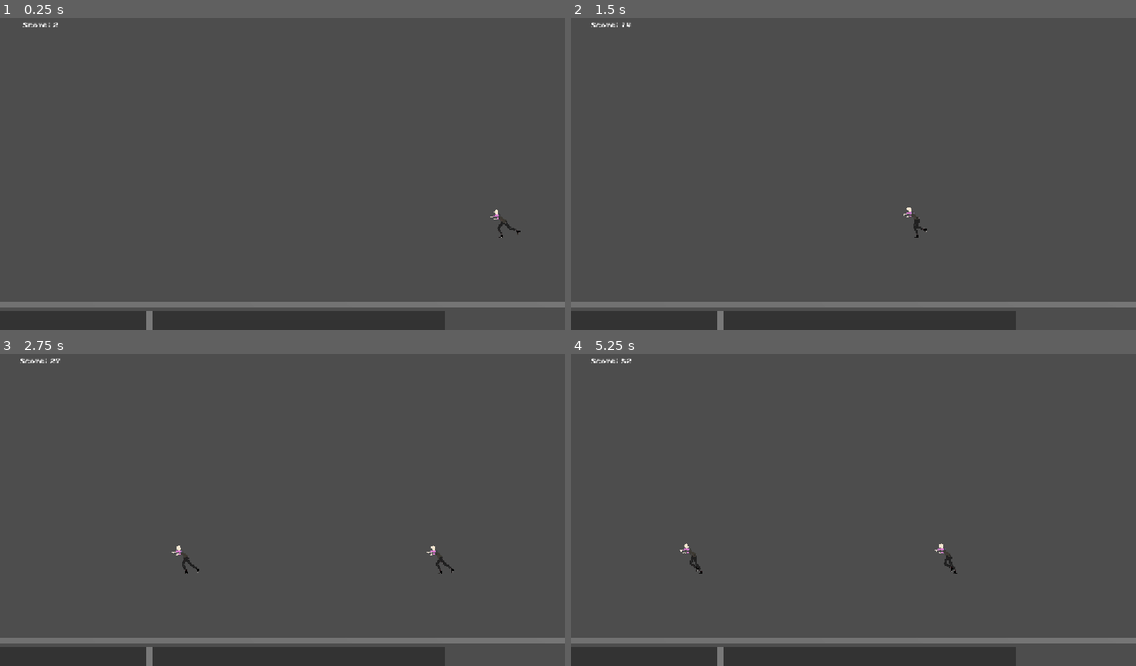
Above: before the commit, frames 1-4 (two rows, left to right).
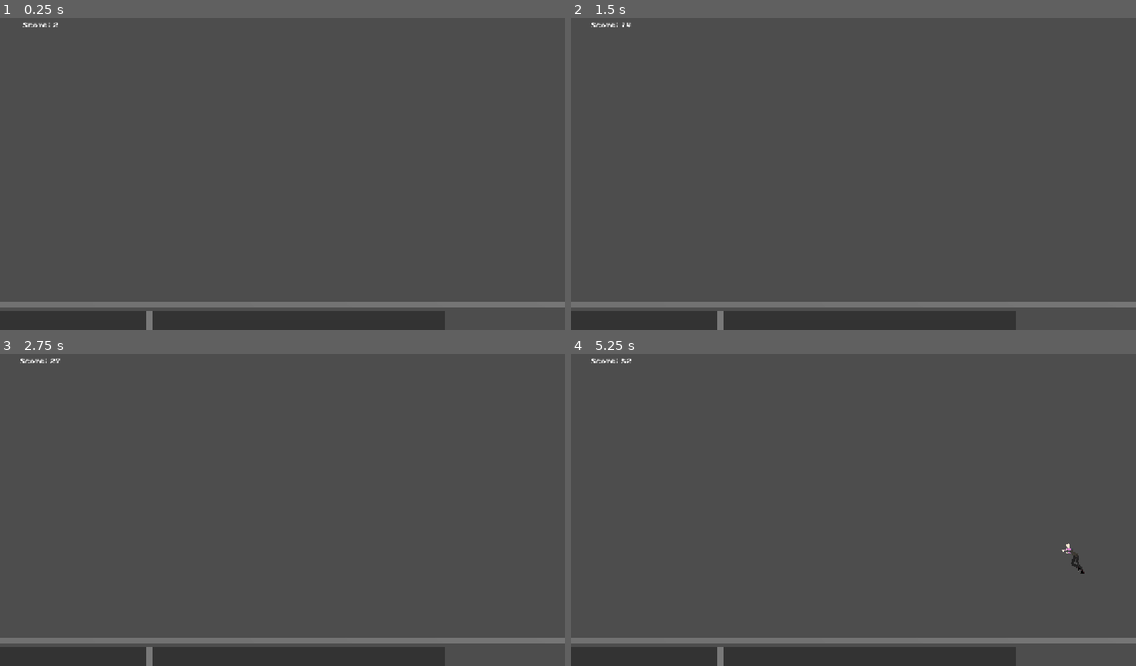
Above: after the commit, the same moments.

Repository: geekazodium/FALL-RGDC-GAME-JAM-2026
Game: Godot game, scene res://scenes/Test Game.tscn
The game is run twice, just before and just after one commit, with the same random seed, the same clock (stepped at 60 frames per second) and the same inputs. This scene is started directly instead of the project's main scene. The engine's default icon, where the game draws it, is replaced by a stand-in: a white triangle on a blue panel in a dark square.
Inputs:
- Up to frame 1 (0.25 s): no input
- Up to frame 2 (1.5 s): tap F (scream_1) at 0.6 s; tap J (scream_2) at 1.35 s
- Up to frame 3 (2.75 s): tap F (scream_1) at 2.1 s
- Up to frame 4 (5.25 s): tap J (scream_2) at 2.85, 4.35 s; tap F (scream_1) at 3.6, 5.1 s

The runs differ from the first frame. In frame 1, less than 0.1% of the frame differs, in the area x 86-93%, y 61-71%; in frame 2, less than 0.1%; in frame 3, 0.2%; in frame 4, 0.2%, in the area x 19-91%, y 60-71%.

Commit message:
connected level builder to game test scene

Diff:
--- a/scenes/Test Game.tscn
+++ b/scenes/Test Game.tscn
@@ -1,6 +1,7 @@
 [gd_scene format=3 uid="uid://sqskgqjmxcpt"]
 
 [ext_resource type="Script" uid="uid://cc6do0kx18fe1" path="res://scripts/level.gd" id="1_6pt5r"]
+[ext_resource type="PackedScene" uid="uid://odnxywbhgt1r" path="res://scenes/editor/level_builder.tscn" id="2_7ahq7"]
 [ext_resource type="Script" uid="uid://d2yc66atexkrn" path="res://scripts/score_manager.gd" id="4_yat0y"]
 [ext_resource type="PackedScene" uid="uid://bfnirymg7fiw5" path="res://scenes/game_ui.tscn" id="6_1uvfc"]
 
@@ -16,7 +17,8 @@
 script = ExtResource("1_6pt5r")
 BPM = 150
 enemyScene = "res://scenes/securityguard.tscn"
-levelArray = PackedVector2Array(1, 2, 2, 4, 1, 6, 2, 10, 1, 15, 2, 20, 1, 22, 2, 25)
+
+[node name="LevelBuilder" parent="Level" unique_id=504064746 instance=ExtResource("2_7ahq7")]
 
 [node name="Score" type="Node" parent="." unique_id=834111531]
 script = ExtResource("4_yat0y")
--- a/scripts/level.gd
+++ b/scripts/level.gd
@@ -2,7 +2,7 @@
 
 @export var BPM:int = 120
 @export var timeSign:int = 4
-@export var enemyPoolSize : int = 6
+@export var enemyPoolSize : int = 20
 @export var enemyScene : String
 @export var levelArray : PackedVector2Array
 @export var enemySpawnTime : float = 10
@@ -14,11 +14,13 @@
 var activeEnemies : Array[Enemy]
 var aliveEnemies : Array[Enemy]
 
-var timePassed = 0
+var timePassed = -5
 
 var won : bool = false
 
 var bps = 0
+
+@onready var levelBuilder : LevelBuilder = $LevelBuilder
 
 # Called when the node enters the scene tree for the first time.
 func _ready() -> void:
@@ -30,7 +32,9 @@
 		enemies[i].position = Vector3(100,100,100)
 		enemies[i].rotation.y = -90
 
-var hit = false
+	levelArray = levelBuilder.generate_level_data()
+	levelBuilder.queue_free()
+
 # Called every frame. 'delta' is the elapsed time since the previous frame.
 func _process(delta: float) -> void:
 	timePassed += delta
@@ -42,6 +46,7 @@
 			activeEnemies.append(enemies[enemyIndex])
 			aliveEnemies.append(enemies[enemyIndex])
 			enemies[enemyIndex].position = Vector3(100,0,0)
+			print("enemy placed")
 
 	var j : int = 0
 	for useless in range(activeEnemies.size()):
